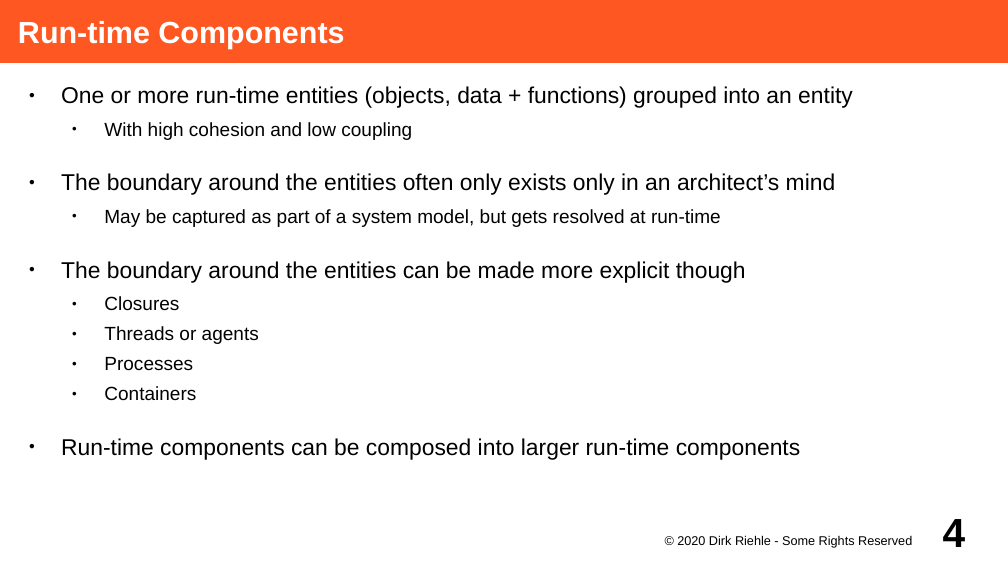
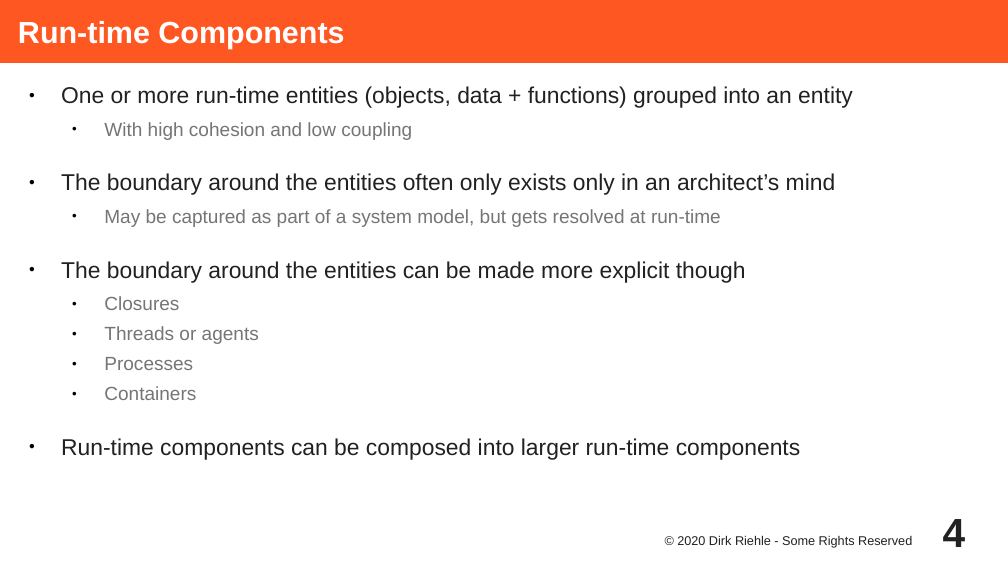
Before and after one commit to dirkriehle/adap-course, a slide deck: slide 4 of Lecture Slides/ADAP C12 - Object-oriented Frameworks.odp. Drawn at 1008x567 pixels with LibreOffice and Linux fonts; fonts in the diff are those of the drawing. Boxes give left, top, right and bottom in pixels: in the first picture for what was removed or moved away, otherwise in the second. Text is boxed around its words. In the diff, an @@ line names an element or a change of style, - is before the commit and + after.

```diff
--- a/Lecture Slides/ADAP C12 - Object-oriented Frameworks.odp
+++ b/Lecture Slides/ADAP C12 - Object-oriented Frameworks.odp
@@ text "One or more run-time entities ..." at (x1=61, y1=86, x2=853, y2=460): text colour #000000 to #212121 in "One or more run-time entities (objects, data ...", "The boundary around the entities often only ...", "The boundary around the entities can be ...", "Run-time components can be composed into larger ..."; text colour #000000 to #757575 in "With high cohesion and low coupling", "May be captured as part of a ...", "Closures", "Threads or agents" and 2 more places @@
@@ page number at (x1=943, y1=519, x2=966, y2=547): text colour #000000 to #212121 @@
@@ text "© 2020 Dirk Riehle - ..." at (x1=677, y1=535, x2=912, y2=548): text colour #000000 to #212121 @@
```
Also in this commit, not shown: 17 other slides changed, 1 other file.
